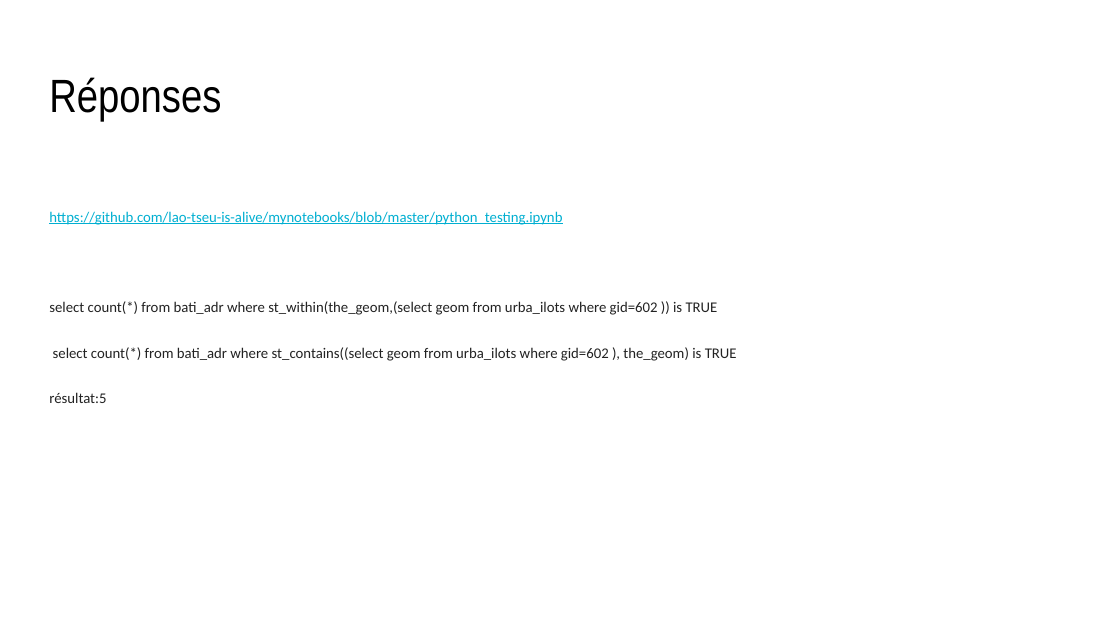
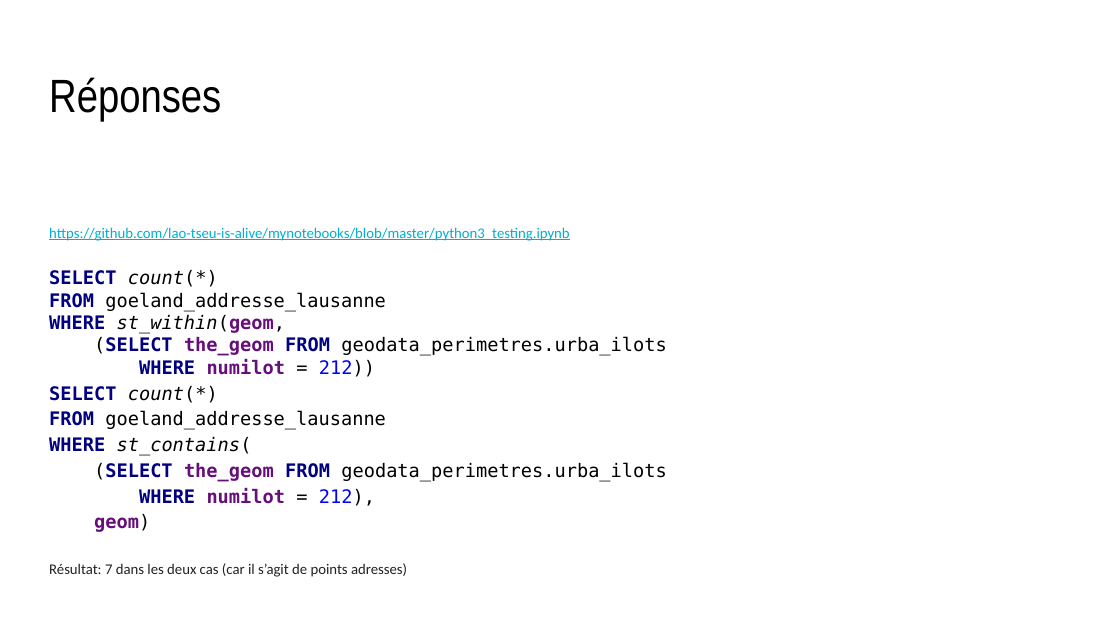
Before and after one commit to lao-tseu-is-alive/mynotebooks, a slide deck: slide 17 of Mise en situation.pptx (slide 13 before the commit). Drawn at 1120x630 pixels with LibreOffice and Linux fonts; fonts in the diff are those of the drawing. Boxes give left, top, right and bottom in pixels: in the first picture for what was removed or moved away, otherwise in the second. Text is boxed around its words. In the diff, an @@ line names an element or a change of style, - is before the commit and + after.

```diff
--- a/Mise en situation.pptx
+++ b/Mise en situation.pptx
@@ text at [49,227,666,577]: text changed; size 9.5 to 12 pt; font Calibri to DejaVu Sans Mono; text colour #222222 to #000000 @@
-https://github.com/lao-tseu-is-alive/mynotebooks/blob/master/python_testing.ipynb
-select count(*) from bati_adr where st_within(the_geom,(select geom from urba_ilots where gid=602 )) is TRUE
-select count(*) from bati_adr where st_contains((select geom from urba_ilots where gid=602 ), the_geom) is TRUE
-résultat:5
+https://github.com/lao-tseu-is-alive/mynotebooks/blob/master/python3_testing.ipynb
+SELECT count(*)
+FROM goeland_addresse_lausanne
+WHERE st_within(geom,
+(SELECT the_geom FROM geodata_perimetres.urba_ilots
+WHERE numilot = 212))
+SELECT count(*)
+FROM goeland_addresse_lausanne
+WHERE st_contains(
+(SELECT the_geom FROM geodata_perimetres.urba_ilots
+WHERE numilot = 212),
+geom)
+Résultat: 7 dans les deux cas (car il s’agit de points adresses)
```
Also in this commit, not shown: 10 other slides changed, 5 slides added, 1 slide removed, 3 other files.
